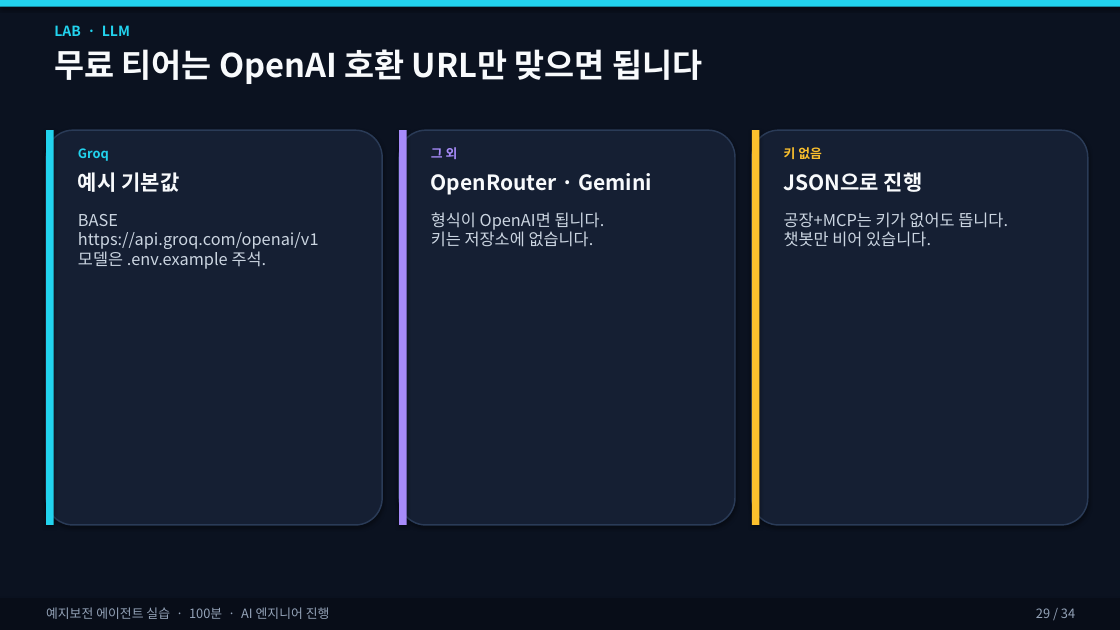
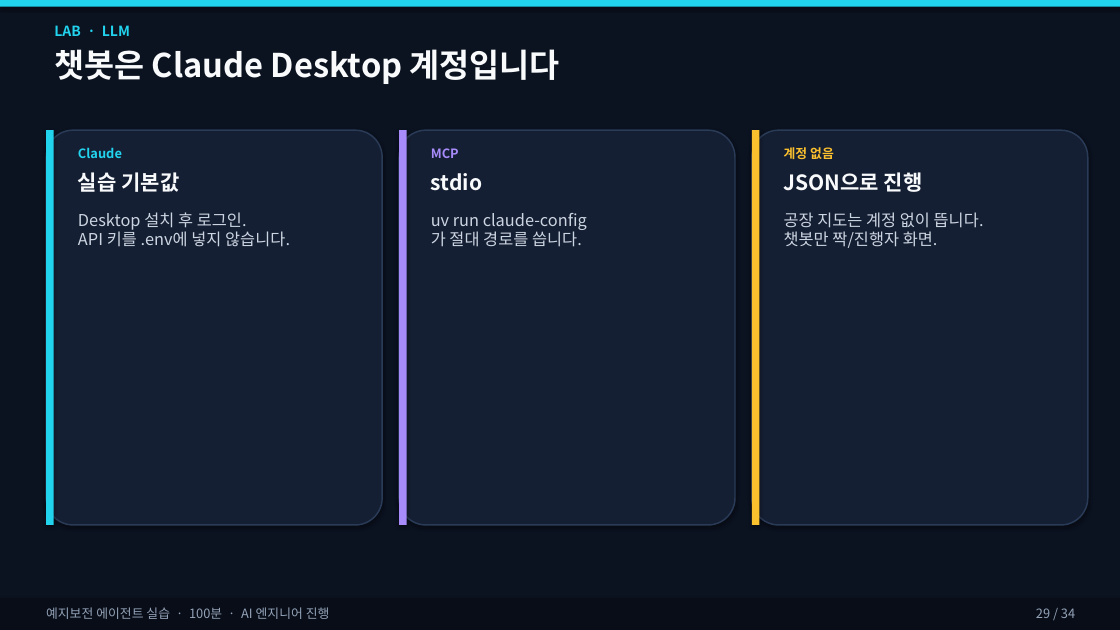
Before and after one commit to ZeroAct/sensor-agent-tutorial, a slide deck: slide 29 of slides/예지보전_에이전트_실습.pptx. Drawn at 1120x630 pixels with LibreOffice and Linux fonts; fonts in the diff are those of the drawing. Boxes give left, top, right and bottom in pixels: in the first picture for what was removed or moved away, otherwise in the second. Text is boxed around its words. In the diff, an @@ line names an element or a change of style, - is before the commit and + after.

```diff
--- a/slides/예지보전_에이전트_실습.pptx
+++ b/slides/예지보전_에이전트_실습.pptx
@@ text at (54,49,560,84): text changed @@
-무료 티어는 OpenAI 호환 URL만 맞으면 됩니다
+챗봇은 Claude Desktop 계정입니다
@@ text at (78,147,122,158): text changed @@
-Groq
+Claude
@@ text at (431,148,459,158): text changed @@
-그 외
+MCP
@@ text at (784,147,834,159): text changed @@
-키 없음
+계정 없음
@@ text at (78,172,179,192): text changed @@
-예시 기본값
+실습 기본값
@@ text at (431,173,482,191): text changed @@
-OpenRouter · Gemini
+stdio
@@ text at (78,212,290,247): text changed @@
-BASE https://api.groq.com/openai/v1
-모델은 .env.example 주석.
+Desktop 설치 후 로그인.
+API 키를 .env에 넣지 않습니다.
@@ text at (431,213,587,247): text changed @@
-형식이 OpenAI면 됩니다.
-키는 저장소에 없습니다.
+uv run claude-config
+가 절대 경로를 씁니다.
@@ text at (784,212,984,248): text changed @@
-공장+MCP는 키가 없어도 뜹니다.
-챗봇만 비어 있습니다.
+공장 지도는 계정 없이 뜹니다.
+챗봇만 짝/진행자 화면.
```
Also in this commit, not shown: 10 other slides changed, 14 other files.
